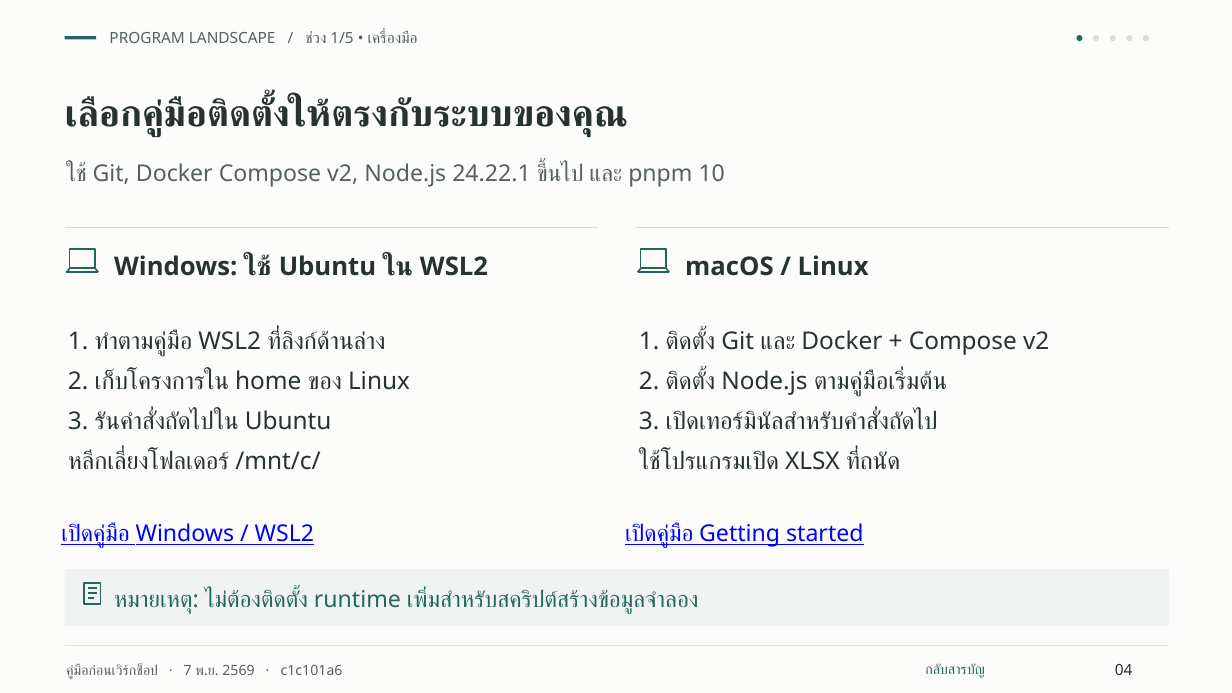
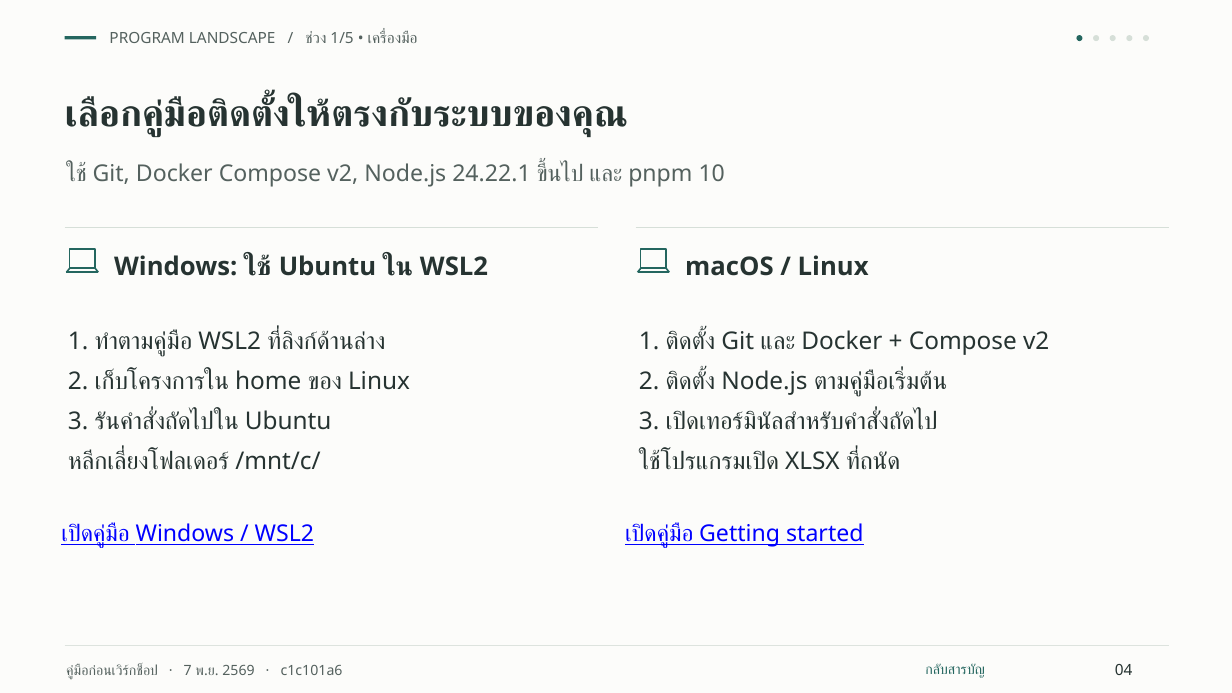
Before and after one commit to KMUTT-ETS/program-landscape, a slide deck: slide 4 of workshop/pre-workshop-preparation.pptx. Drawn at 1232x693 pixels with LibreOffice and Linux fonts; fonts in the diff are those of the drawing. Boxes give left, top, right and bottom in pixels: in the first picture for what was removed or moved away, otherwise in the second. Text is boxed around its words. In the diff, an @@ line names an element or a change of style, - is before the commit and + after.

```diff
--- a/workshop/pre-workshop-preparation.pptx
+++ b/workshop/pre-workshop-preparation.pptx
@@ rectangle removed at [65,569,1169,626] @@
@@ rectangle removed at [84,583,101,604] @@
@@ line removed from (88, 589) to (97, 589) @@
@@ line removed from (88, 593) to (97, 593) @@
@@ line removed from (88, 598) to (94, 598) @@
@@ text removed at [114,589,699,614] @@
-หมายเหตุ: ไม่ต้องติดตั้ง runtime เพิ่มสำหรับสคริปต์สร้างข้อมูลจำลอง
```
Also in this commit, not shown: 1 other slide changed, 2 other files.
